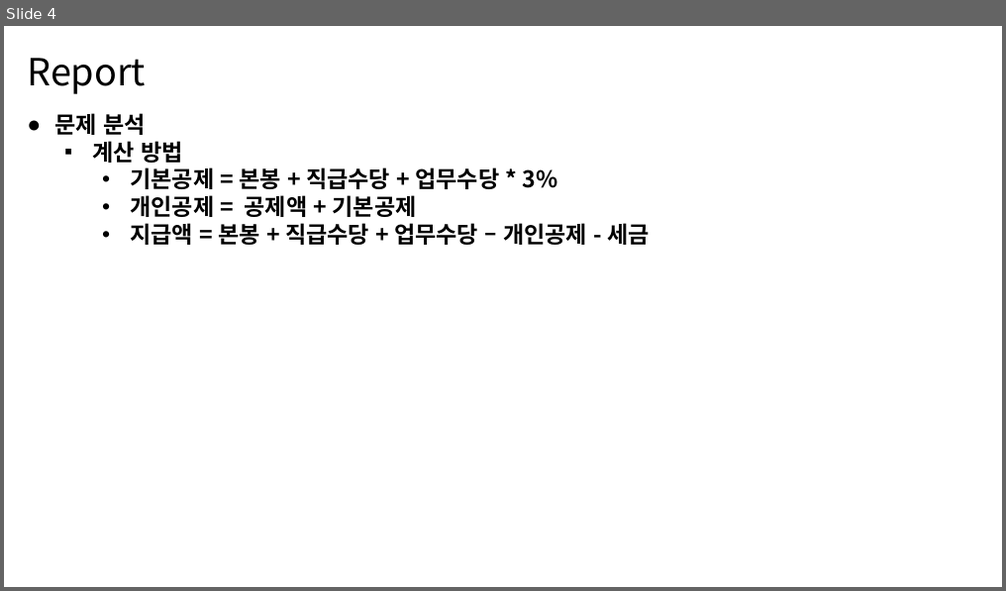
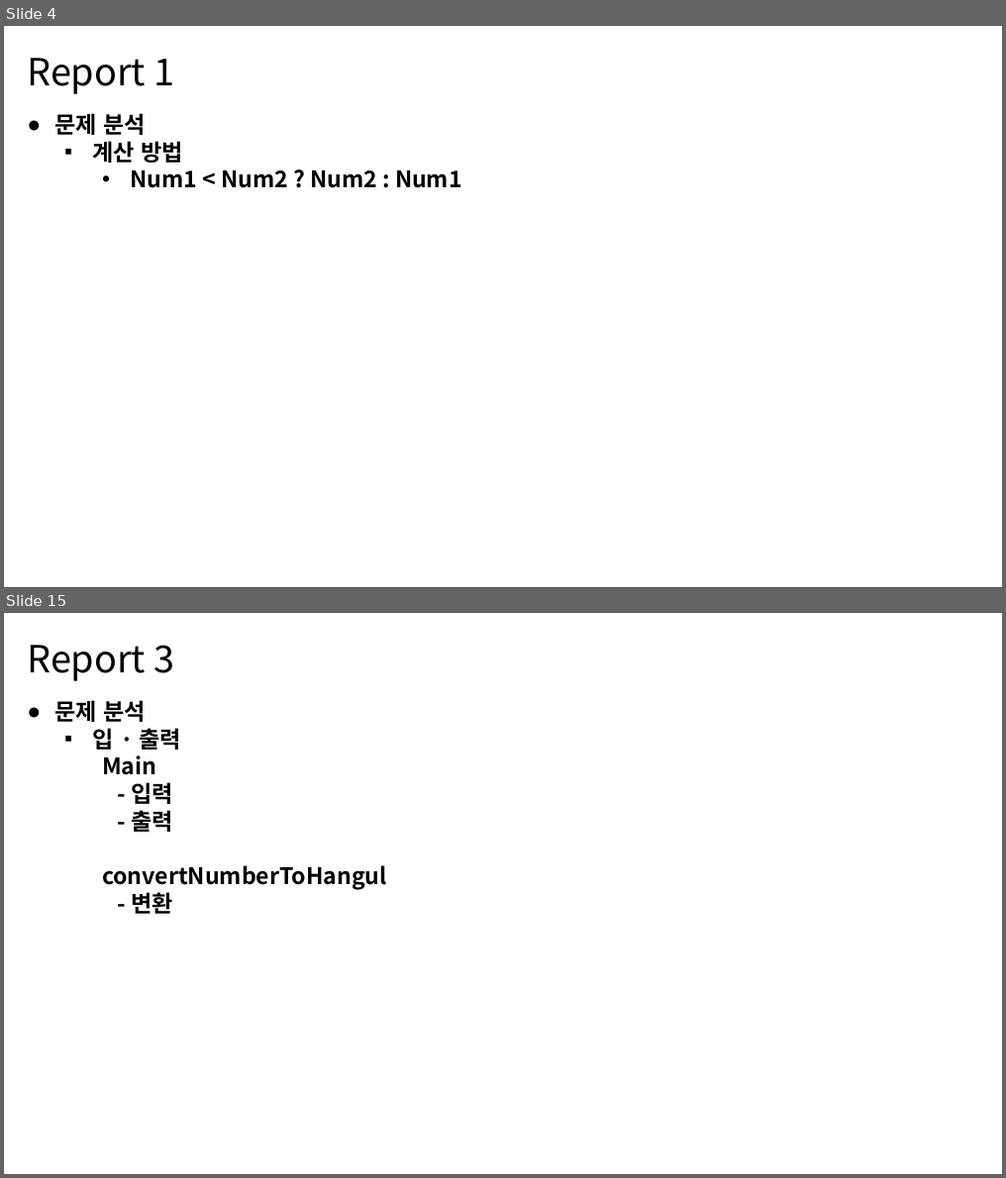
Before and after one commit to MDR-Evan/KBU-ProgrammingLanguageUtilization1, a slide deck: [과제]/[12주차]/12차-김진용-2301111.pptx. Shown one above the other, each under a label of ours: slide 4 before the commit, slides 4 and 15 after it; the slides between them are not shown. The pictures are 1006x591 and 1006x1178 pixels, drawn with LibreOffice and Linux fonts; fonts in the diff are those of the drawing. Boxes give left, top, right and bottom in pixels: in the first picture for what was removed or moved away, otherwise in the second. Text is boxed around its words. In the diff, an @@ line names an element or a change of style, - is before the commit and + after.

```diff
--- a/[과제]/[12주차]/12차-김진용-2301111.pptx
+++ b/[과제]/[12주차]/12차-김진용-2301111.pptx
@@ slide 15 added at box(4, 613, 1002, 1174), background #FFFFFF @@
@@ text added at box(27, 645, 175, 681), 36 pt, text #000000 @@
+Report 3
@@ text added at box(55, 700, 387, 914), 22 pt, text #000000, bold @@
+● 문제 분석
+  ▪ 입 · 출력
+    Main
+    - 입력
+    - 출력
+    convertNumberToHangul
+    - 변환
@@ slide 4 changed as well @@
@@ text at box(27, 58, 175, 94): text changed @@
-Report
+Report 1
@@ text at box(130, 171, 462, 188): text changed @@
-    • 기본공제 = 본봉 + 직급수당 + 업무수당 * 3%
-    • 개인공제 = 공제액 + 기본공제
-    • 지급액 = 본봉 + 직급수당 + 업무수당 – 개인공제 - 세금
+    • Num1 < Num2 ? Num2 : Num1
```
Also in this commit, not shown: 2 other slides changed, 11 other slides added, 6 slides removed, 2 other files.
